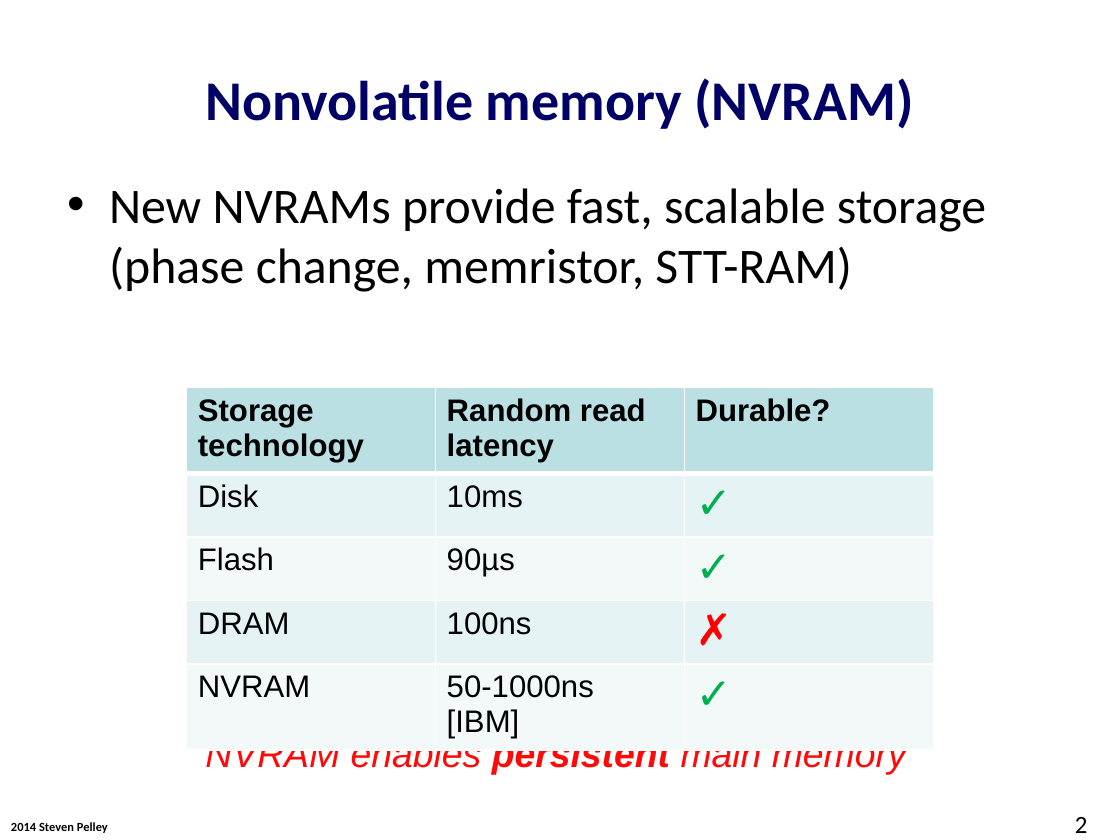
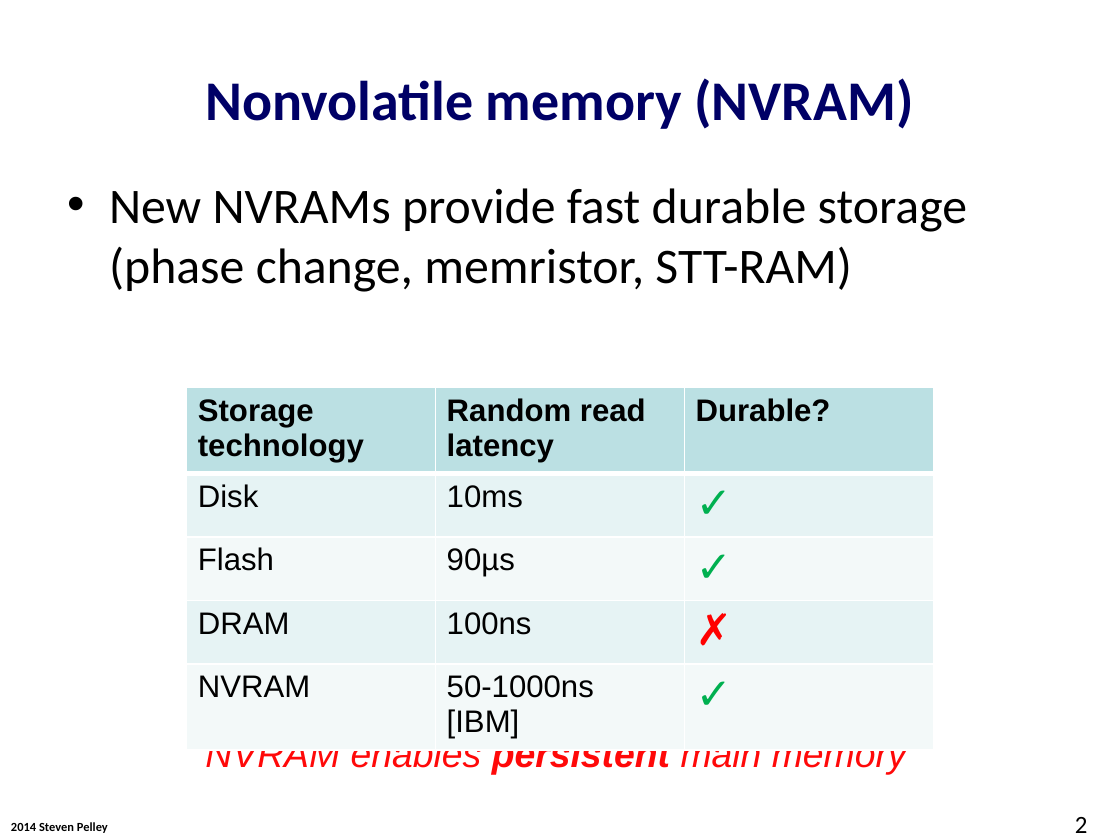
Before and after one commit to Abulila/dissertation, a slide deck: slide 2 of proposal/NVMW.pptx. Drawn at 1120x840 pixels with LibreOffice and Linux fonts; fonts in the diff are those of the drawing; background and template pictures are left out. Boxes give left, top, right and bottom in pixels: in the first picture for what was removed or moved away, otherwise in the second. Text is boxed around its words. In the diff, an @@ line names an element or a change of style, - is before the commit and + after.

```diff
--- a/proposal/NVMW.pptx
+++ b/proposal/NVMW.pptx
@@ text at (109, 188, 967, 292): text changed @@
-• New NVRAMs provide fast, scalable storage (phase change, memristor, STT-RAM)
+• New NVRAMs provide fast durable storage (phase change, memristor, STT-RAM)
```
Also in this commit, not shown: 3 other slides changed.
